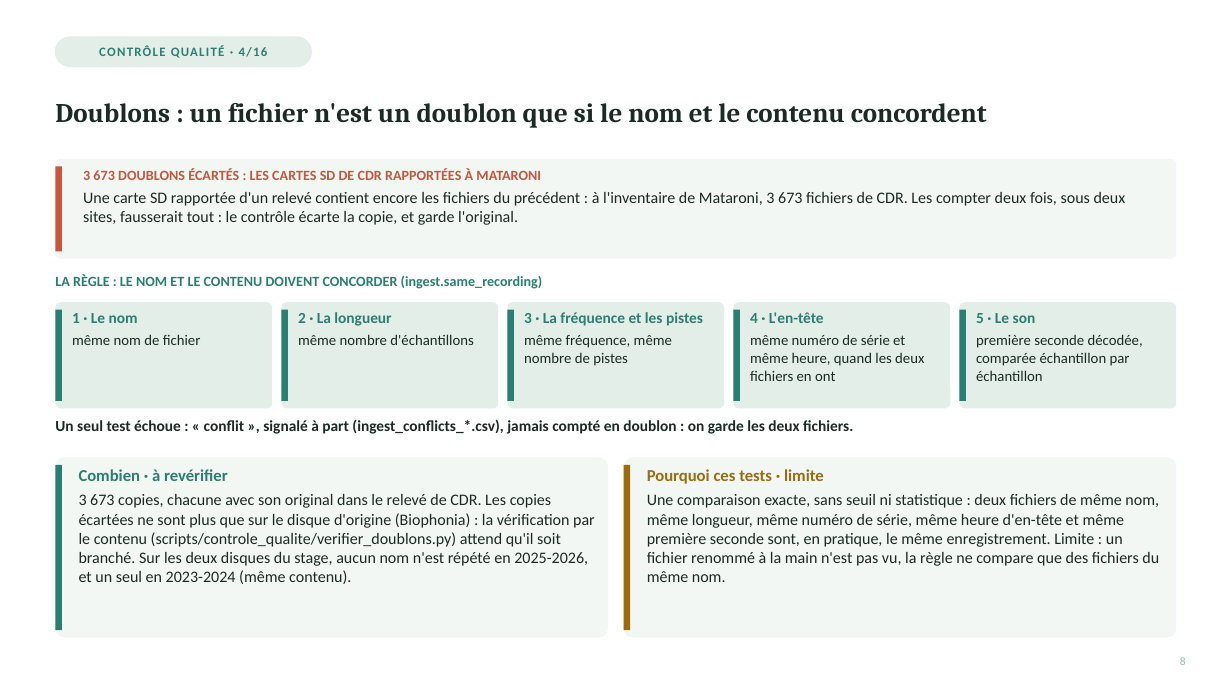
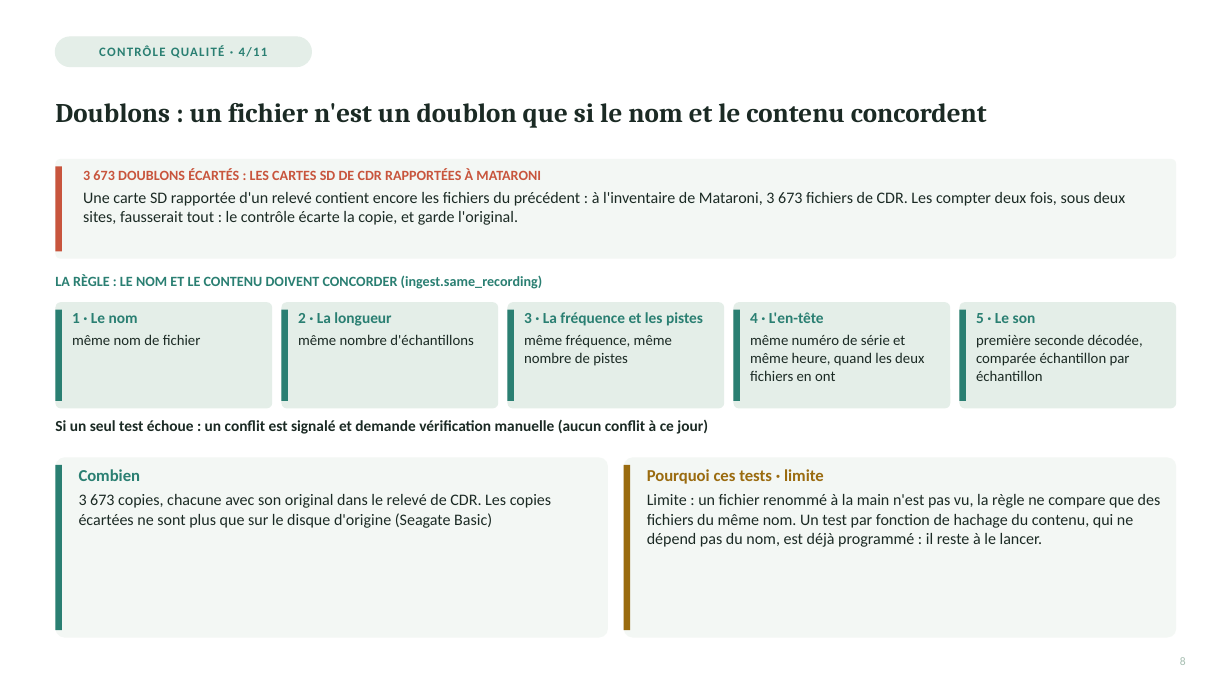
Before and after one commit to Rumble-Paw-Patrol/Grenouille, a slide deck: slide 8 of documentation/prez/presentation_4_paquets/presentation_4_inventaire_qc_v2_paquet_2_diapos_06-11.pptx. Drawn at 1232x693 pixels with LibreOffice and Linux fonts; fonts in the diff are those of the drawing. Boxes give left, top, right and bottom in pixels: in the first picture for what was removed or moved away, otherwise in the second. Text is boxed around its words. In the diff, an @@ line names an element or a change of style, - is before the commit and + after.

```diff
--- a/documentation/prez/presentation_4_paquets/presentation_4_inventaire_qc_v2_paquet_2_diapos_06-11.pptx
+++ b/documentation/prez/presentation_4_paquets/presentation_4_inventaire_qc_v2_paquet_2_diapos_06-11.pptx
@@ text at bbox=[99, 46, 268, 58]: text changed @@
-CONTRÔLE QUALITÉ · 4/16
+CONTRÔLE QUALITÉ · 4/11
@@ text at bbox=[55, 420, 708, 434]: text changed @@
-Un seul test échoue : « conflit », signalé à part (ingest_conflicts_*.csv), jamais compté en doublon : on garde les deux fichiers.
+Si un seul test échoue : un conflit est signalé et demande vérification manuelle (aucun conflit à ce jour)
@@ text at bbox=[79, 469, 551, 528]: text changed @@
-Combien · à revérifier
-3 673 copies, chacune avec son original dans le relevé de CDR. Les copies écartées ne sont plus que sur le disque d'origine (Biophonia) : la vérification par le contenu (scripts/controle_qualite/verifier_doublons.py) attend qu'il soit branché. Sur les deux disques du stage, aucun nom n'est répété en 2025-2026, et un seul en 2023-2024 (même contenu).
+Combien
+3 673 copies, chacune avec son original dans le relevé de CDR. Les copies écartées ne sont plus que sur le disque d'origine (Seagate Basic)
@@ text at bbox=[647, 494, 1161, 547]: text changed @@
-Une comparaison exacte, sans seuil ni statistique : deux fichiers de même nom, même longueur, même numéro de série, même heure d'en-tête et même première seconde sont, en pratique, le même enregistrement. Limite : un fichier renommé à la main n'est pas vu, la règle ne compare que des fichiers du même nom.
+Limite : un fichier renommé à la main n'est pas vu, la règle ne compare que des fichiers du même nom. Un test par fonction de hachage du contenu, qui ne dépend pas du nom, est déjà programmé : il reste à le lancer.
```
Also in this commit, not shown: 6 other slides changed, 17 other files.
